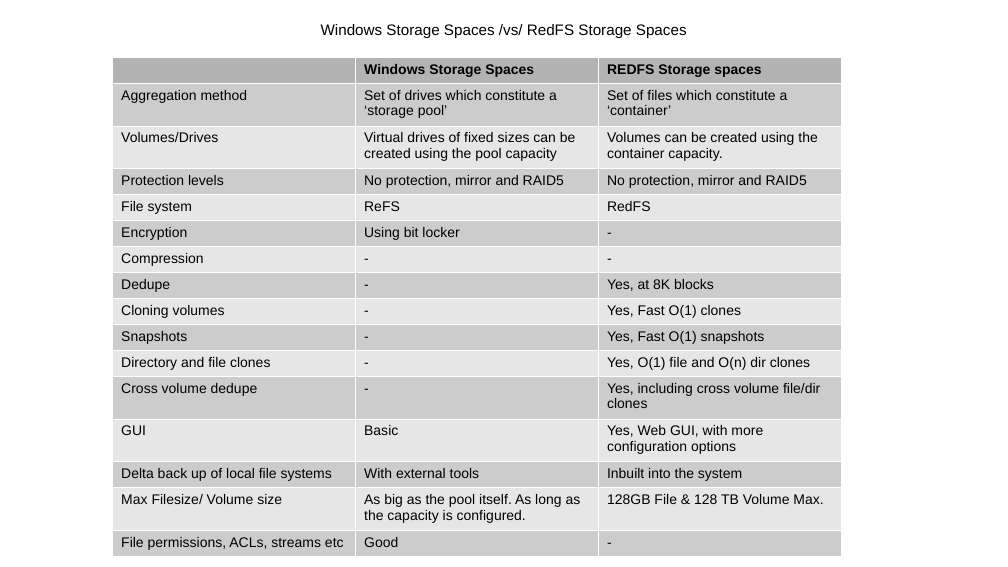
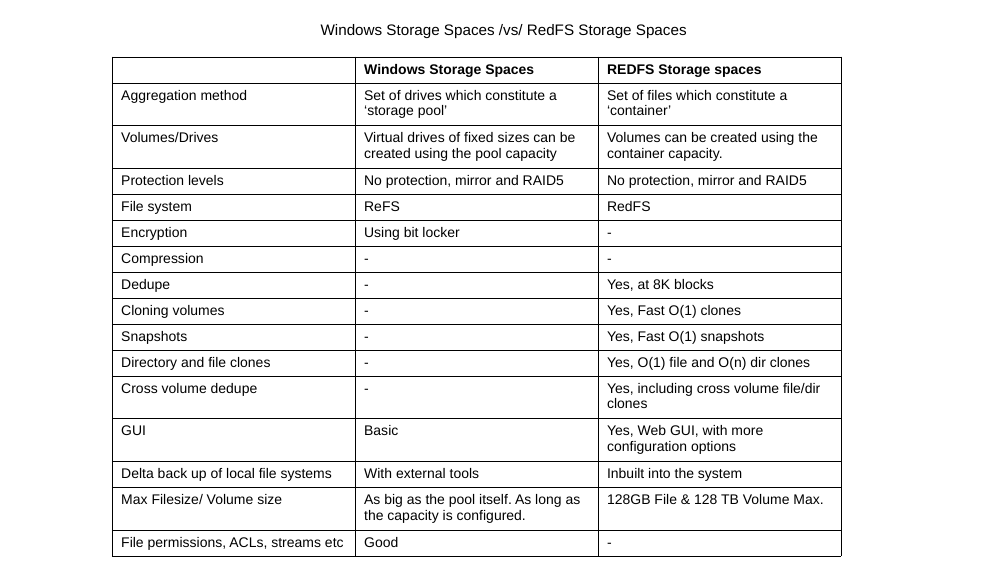
Before and after one commit to reddy2004/REDFS_Storage_Spaces, a slide deck: slide 21 of REDFS_Storage_Spaces/Data/redfs_presentation.odp (slide 17 before the commit). Drawn at 1008x567 pixels with LibreOffice and Linux fonts; fonts in the diff are those of the drawing. Boxes give left, top, right and bottom in pixels: in the first picture for what was removed or moved away, otherwise in the second. Text is boxed around its words. In the diff, an @@ line names an element or a change of style, - is before the commit and + after.

Commit message:
Updated presentation doc

```diff
--- a/REDFS_Storage_Spaces/Data/redfs_presentation.odp
+++ b/REDFS_Storage_Spaces/Data/redfs_presentation.odp
@@ table at bbox=[113, 57, 842, 554] @@
@@ fill #B3B3B3 to none in 2 cells @@
@@ fill #CCCCCC to none in 24 cells @@
@@ fill #E6E6E6 to none in 21 cells @@
@@ borders changed @@
```
Also in this commit, not shown: 3 other slides changed, 4 slides added, 4 other files.
